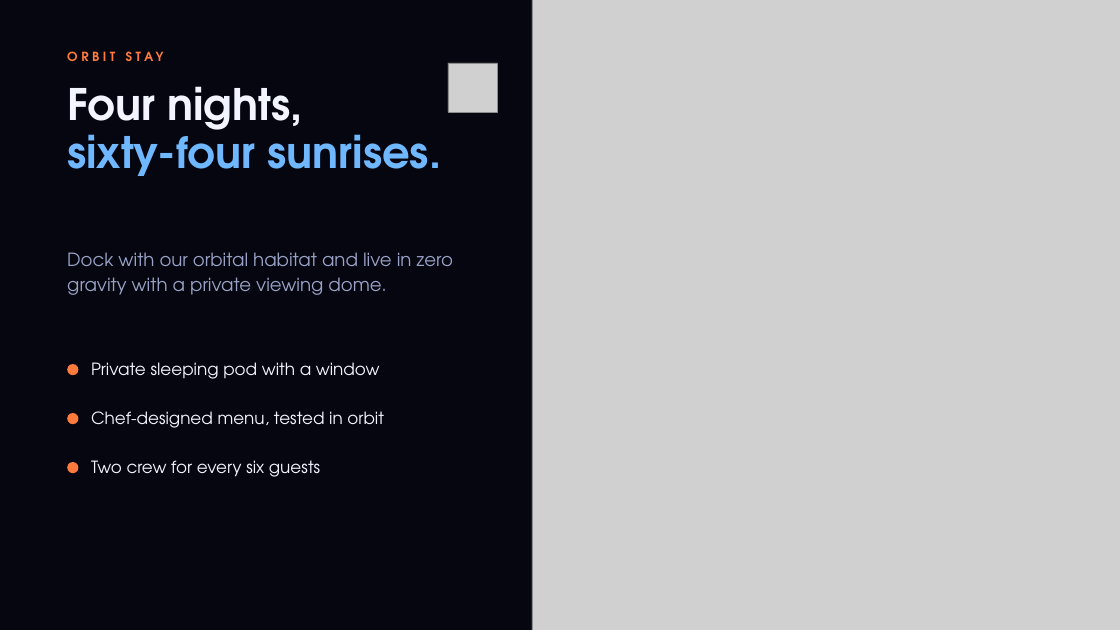
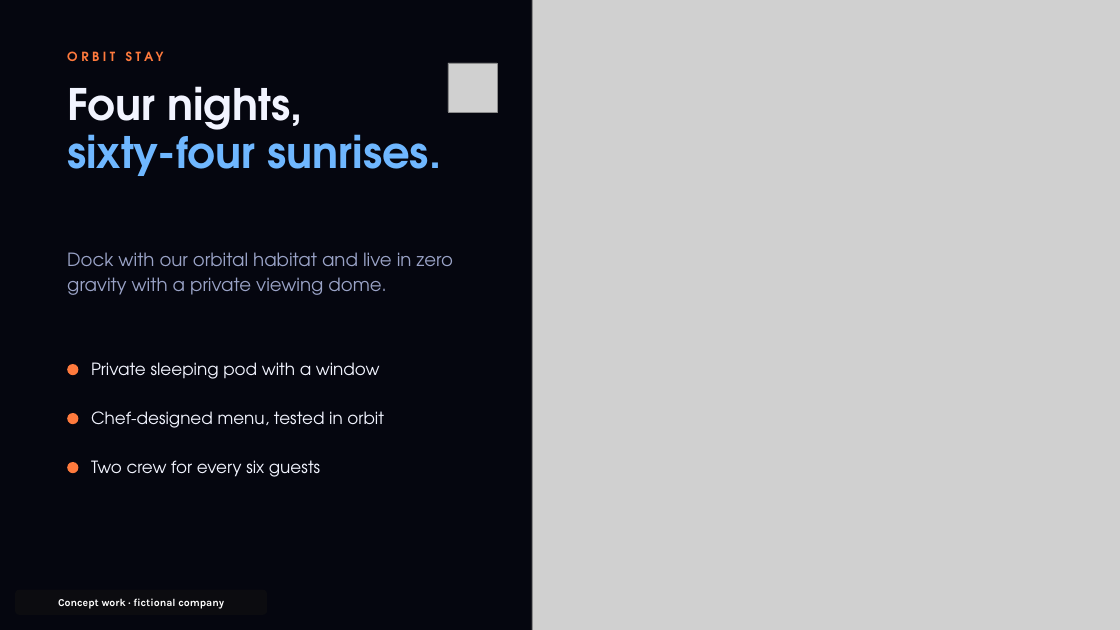
Before and after one commit to nikitakustov123/education-decks, a slide deck: slide 4 of pptx/01-orbit-lines.pptx. Drawn at 1120x630 pixels with LibreOffice and Linux fonts; fonts in the diff are those of the drawing; grey boxes stand for pictures; background and template pictures are left out. Boxes give left, top, right and bottom in pixels: in the first picture for what was removed or moved away, otherwise in the second. Text is boxed around its words. In the diff, an @@ line names an element or a change of style, - is before the commit and + after.

```diff
--- a/pptx/01-orbit-lines.pptx
+++ b/pptx/01-orbit-lines.pptx
@@ rounded rectangle added at box(15, 590, 267, 615), fill #111111 at 62% opacity, 9 pt, text #FFFFFF, bold @@
+Concept work · fictional company
```
Also in this commit, not shown: 7 other slides changed, 41 other files.
